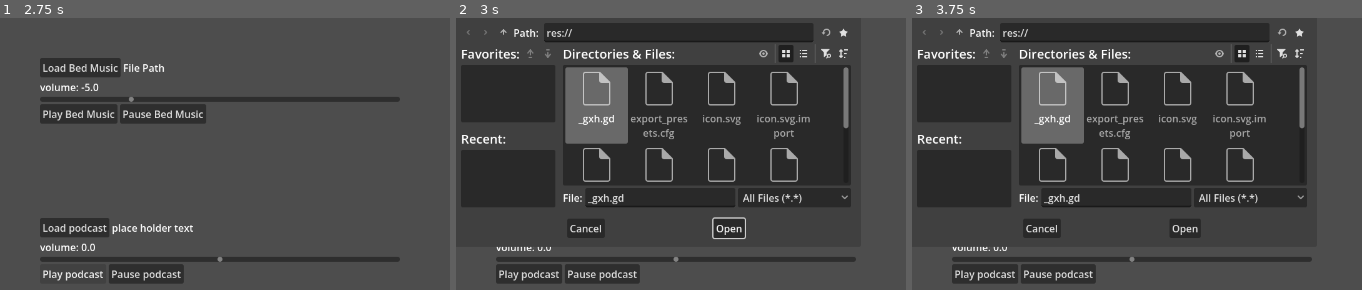
Above: before the commit, frames 1-3 (left to right).
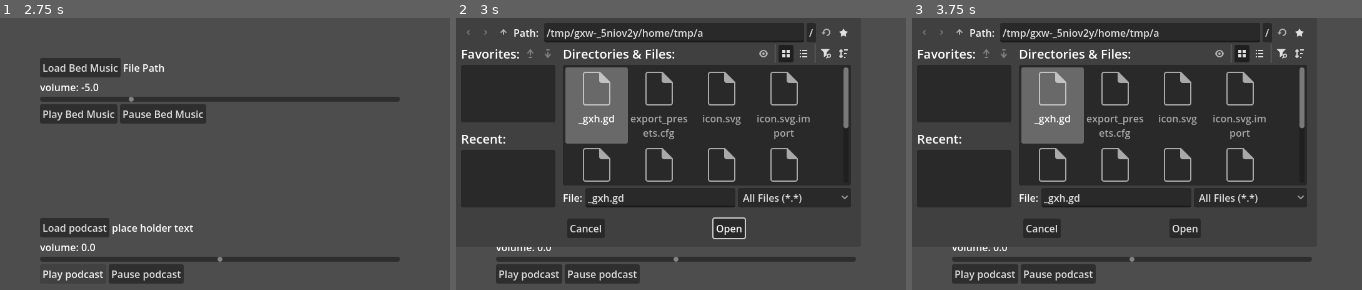
Above: after the commit, the same moments.

Repository: SankVTW/PodcastApp
Game: Godot game, scene res://main_screen.tscn
Two runs of this game, one before a commit and one after it. Both use one fixed random seed, a clock stepped at 60 frames per second and the inputs below.
Inputs (mouse positions are in pixels of both pictures, inside the frame that each line leads up to):
- Up to frame 1 (2.75 s): click "Play podcast" at 0.5 s; click "Play podcast" at 1.25 s; click "Play podcast" at 2 s
- Up to frame 2 (3 s): click "Load Bed Music" at 2.75 s
- Up to frame 3 (3.75 s): click (943, 31) at 3.5 s

Frame 1 is identical in both runs. In frame 2, 0.6% of the frame differs, in the area x 20-80%, y 4-9%; in frame 3, 0.6%.

Commit message:
Changed the file dialog boxes to open file system

Diff:
--- a/podcast-app/main_screen.tscn
+++ b/podcast-app/main_screen.tscn
@@ -26,6 +26,7 @@
 [node name="FileDialog" type="FileDialog" parent="BedMusicControls/HBoxContainer2" unique_id=1426772110]
 title = "Open a File"
 file_mode = 0
+access = 2
 
 [node name="LoadBedMusic" type="Button" parent="BedMusicControls/HBoxContainer2" unique_id=2143036947]
 layout_mode = 2
@@ -77,6 +78,7 @@
 title = "Open a File"
 position = Vector2i(0, 36)
 file_mode = 0
+access = 2
 
 [node name="LoadPodcast" type="Button" parent="PodcastControls/HBoxContainer2" unique_id=1274104911]
 layout_mode = 2
--- a/podcast-app/project.godot
+++ b/podcast-app/project.godot
@@ -19,6 +19,8 @@
 
 window/size/viewport_width=720
 window/size/viewport_height=1280
+window/size/resizable=false
+window/stretch/mode="viewport"
 
 [physics]
 
